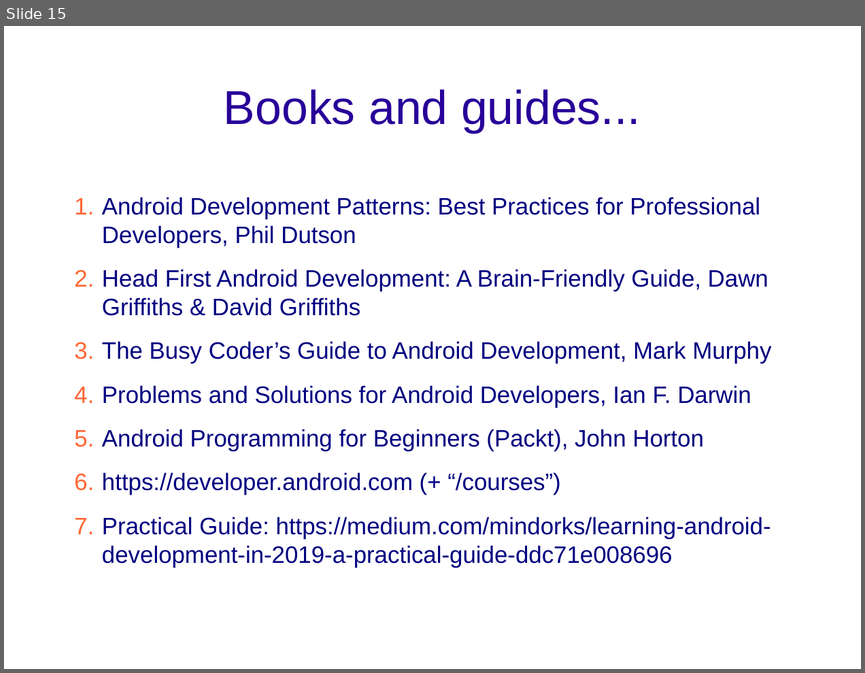
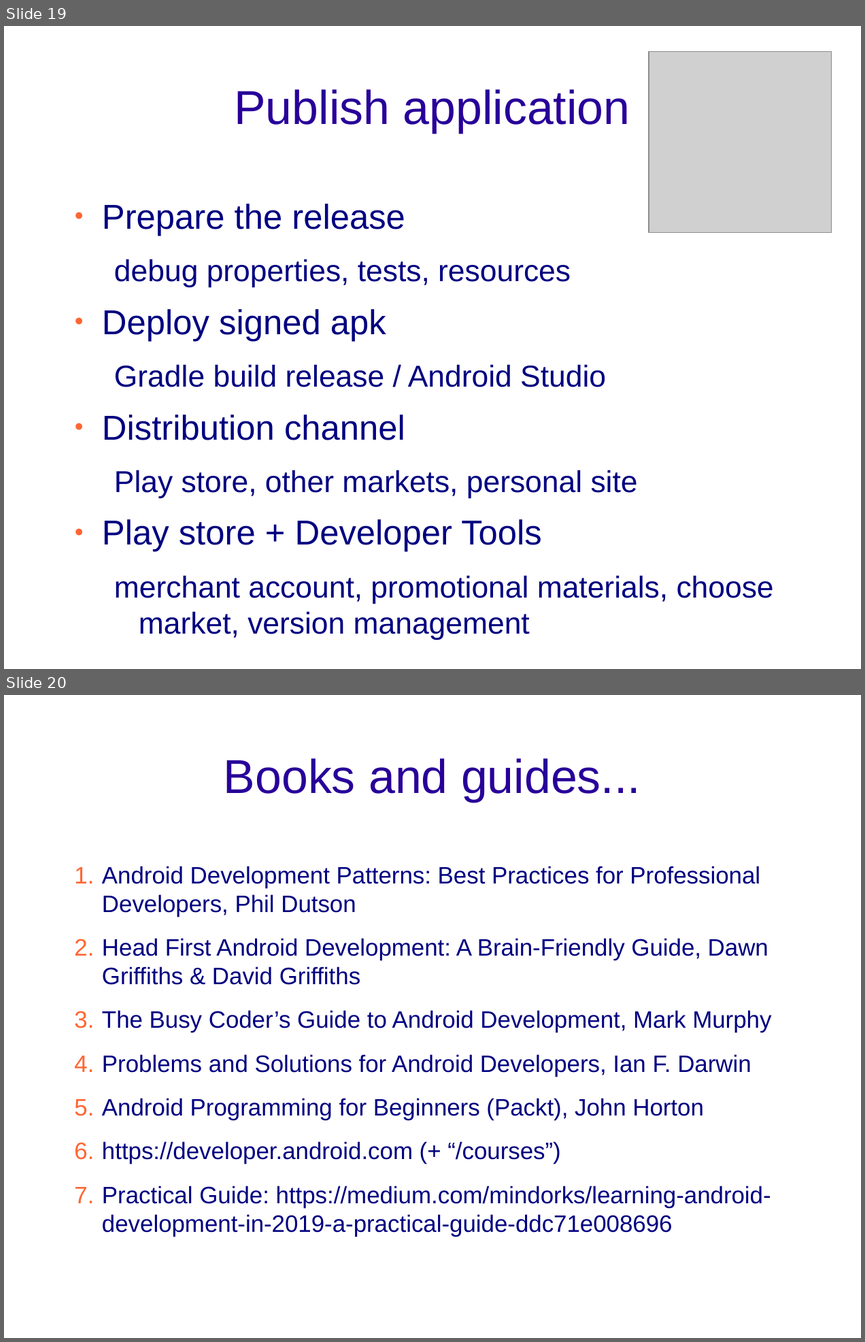
Before and after one commit to Sifis-Develop/Spoon-Knife, a slide deck: android_dev.odp. Shown one above the other, each under a label of ours: slide 15 before the commit, slides 19 and 20 after it. The pictures are 865x673 and 865x1342 pixels, drawn with LibreOffice and Linux fonts; fonts in the diff are those of the drawing; grey boxes stand for pictures; background and template pictures are left out. Boxes give left, top, right and bottom in pixels: in the first picture for what was removed or moved away, otherwise in the second. Text is boxed around its words. In the diff, an @@ line names an element or a change of style, - is before the commit and + after.

```diff
--- a/android_dev.odp
+++ b/android_dev.odp
@@ slide 19 added at <box>4,26,861,669</box>, background picture (left out) @@
@@ picture added at <box>649,52,832,233</box> @@
@@ title added at <box>234,89,630,133</box>, 44 pt, text #280099 @@
+Publish application
@@ text added at <box>102,203,774,639</box>, 28 pt, text #000080 @@
+● Prepare the release
+  debug properties, tests, resources
+● Deploy signed apk
+  Gradle build release / Android Studio
+● Distribution channel
+  Play store, other markets, personal site
+● Play store + Developer Tools
+  merchant account, promotional materials, choose market, version management
@@ what was slide 15 is now slide 20 @@
```
Also in this commit, not shown: 7 slides changed, 5 other slides added, 1 slide removed.
